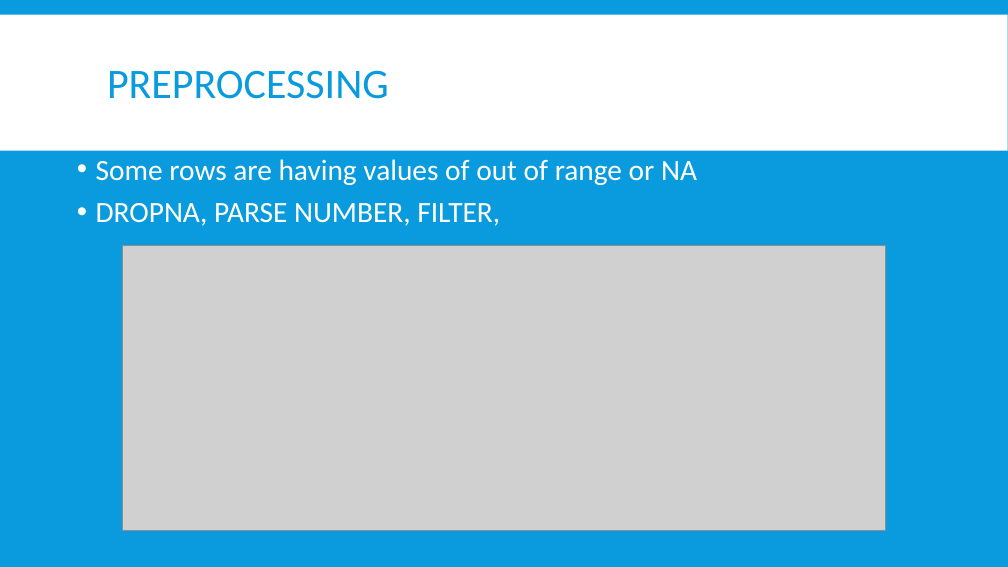
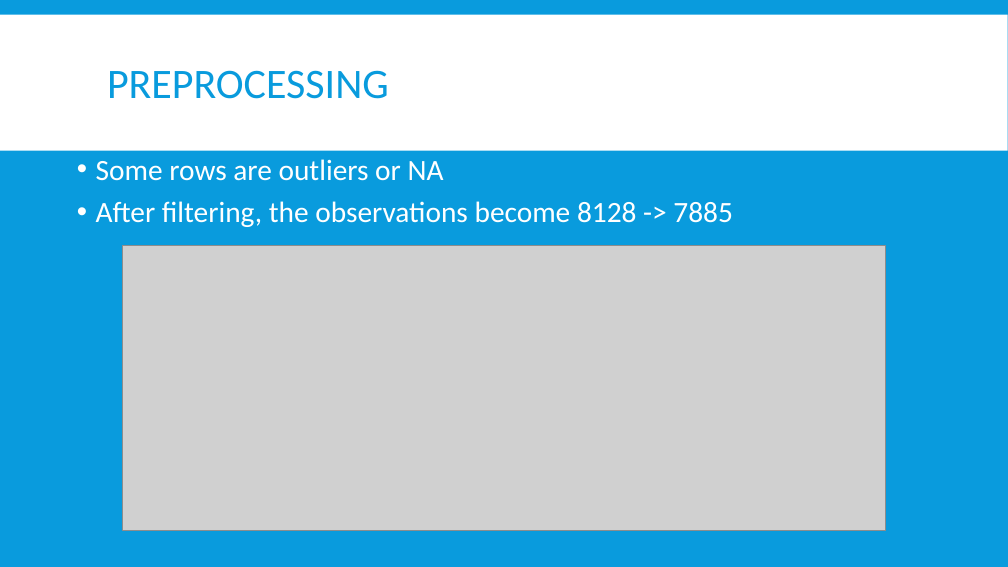
Before and after one commit to Jungujungu/NYCDSAproject2, a slide deck: slide 4 of R Project.pptx. Drawn at 1008x567 pixels with LibreOffice and Linux fonts; fonts in the diff are those of the drawing; grey boxes stand for pictures. Boxes give left, top, right and bottom in pixels: in the first picture for what was removed or moved away, otherwise in the second. Text is boxed around its words. In the diff, an @@ line names an element or a change of style, - is before the commit and + after.

```diff
--- a/R Project.pptx
+++ b/R Project.pptx
@@ text at [96,159,733,227]: text changed @@
-• Some rows are having values of out of range or NA
-• DROPNA, PARSE NUMBER, FILTER,
+• Some rows are outliers or NA
+• After filtering, the observations become 8128 -> 7885
```
Also in this commit, not shown: 8 other slides changed, 1 slide added, 2 slides removed, 5 other files.
